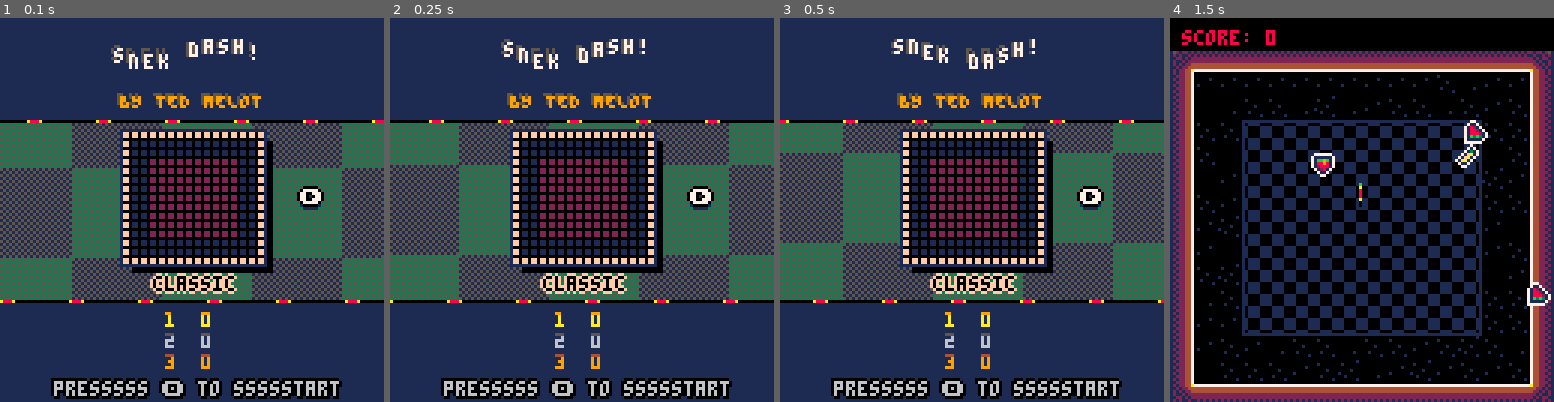
Above: before the commit, frames 1-4 (left to right).
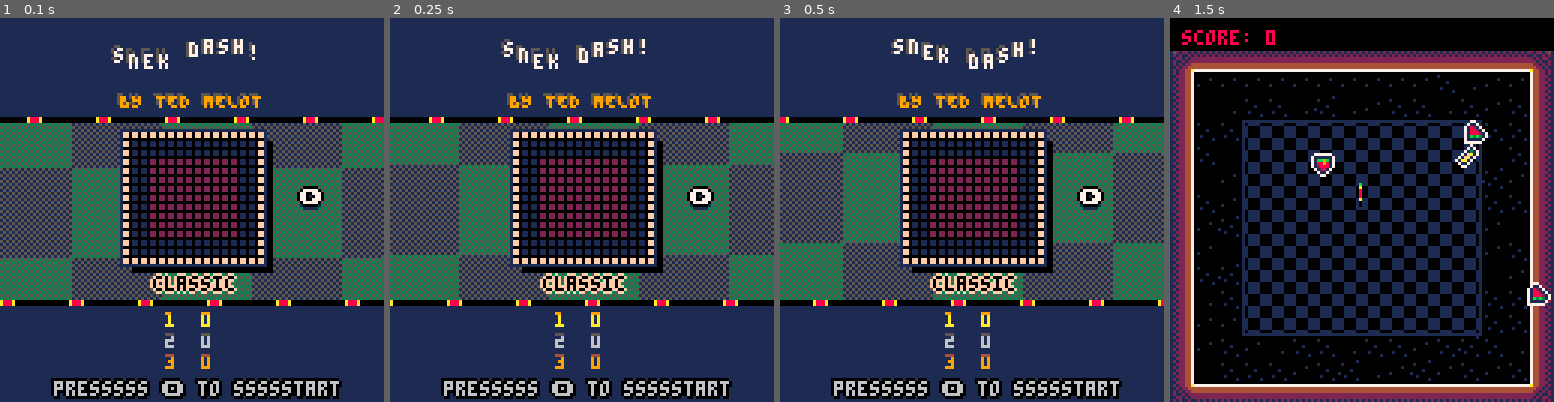
Above: after the commit, the same moments.

Repository: tmelot2/pico-8
Game: PICO-8 cartridge snekdash.p8
The game is run twice, just before and just after one commit, with the same random seed, the same clock (stepped at 60 frames per second) and the same inputs.
Inputs:
- Up to frame 1 (0.1 s): no input
- Up to frame 2 (0.25 s): no input
- Up to frame 3 (0.5 s): tap X (X key) at 0.33 s
- Up to frame 4 (1.5 s): tap O (Z key) at 0.7 s; tap X (X key) at 1.07 s

The runs differ from the first frame. In frame 1, 1.6% of the frame differs, in the area x 0-100%, y 25-75%; in frame 2, 1.6%; in frame 3, 1.6%; in frame 4, nothing differs.

Commit message:
Finally add combo when scoring points, add log10, update snek colors

Diff:
--- a/snekdash.p8
+++ b/snekdash.p8
@@ -47,8 +47,8 @@
 snakepalettes = {
  [1]={name='plain', p={3,3,3,2,2,1,0}},
  [2]={name='texascoralsnake', p={0,0,0,10,8,8,8,10}},
- [3]={name='snakezero', p={12,12,12,12,12,12,12,1,1,0,0}},
- [4]={name='snakorpion', p={10,10,10,10,10,10,10,10,0,0}},
+ [3]={name='snakezero', p={12,12,1,1,0,12,12,1,1,0,0}},
+ [4]={name='snakorpion', p={10,10,0,0,10,10,0,0,10,10,10,10,0,0}},
  [5]={name='rainbow', p={7,7,14,14,8,8,9,9,10,10,11,11,3,3,12,12,2,2}}
 }
 cur_pal=2
@@ -240,10 +240,12 @@
   -- border
   for x=0,128 do
     c=borderpal[#borderpal-(x+timer)%#borderpal]
+    pset(128-x,33,c)
     pset(128-x,34,c)
     -- pset(128-x,32,c)
     -- pset(x,92,c)
     pset(x,94,c)
+    pset(x,95,c)
   end
 
   local titletxt="snek dash!"
@@ -670,15 +672,15 @@
   sfx(2)
   del(foodlist,food)
 
-  points=0
-
+  foodpoints=0
   if player.dashing then
-	  points+=20
+	  foodpoints=15
   else
-	  points+=10
-  end
-
-  -- todo: add extra combo points
+	  foodpoints=10
+  end
+
+  points=flr(foodpoints*log10(foodpoints*(comboNum+1)))
+  -- log('points = '..points)
   score+=points
 
   player.l += 20
@@ -1389,6 +1391,23 @@
 		return -1
 	end
 end
+
+function log10(n)
+  log10_table = {
+    0, 0.3, 0.475,
+    0.6, 0.7, 0.775,
+    0.8375, 0.9, 0.95, 1
+  }
+
+  if (n < 1) return 0
+  local t = 0
+  while n > 10 do
+    n /= 10
+    t += 1
+  end
+  return log10_table[flr(n)] + t
+end
+
 
 __gfx__
 00000000077777700077000041111111000000000000000000000000000700000007000000070000000000100000000000000000000000000000000000000000
@@ -1668,19 +1687,19 @@
 131e0c0c0c0b0c0a0b0b0a0b0d0b0c14130c0c0c0c0b0c0b0b0c0b0b0c0b0c14131e0c0c0c0b0c0a0b0b0a0b0c000c14131e0c0c0c0b0c0a0d0b0a0b0c0b0c1413360c0c0c0b0c0d0b0b0a0b0c0b3614131e0c0c2a352c0a0b2a352c0c000c14131e0c0c0c0b0c27280b0a0b0c000c1400000000000000000000000000000000
 2523232323232323232323232323232625232323232323232323232323232326252323232323232323232323232323262523232323232323232323232323232625232323232323232323232323232326252323232323232323232323232323262523232323232323232323232323232600000000000000000000000000000000
 1524242424242424242424242424241615242424242424242424242424242416000000000000000000000000000000000000000000000000000000000000000000000000000000000000000000000000000000000000000000000000000000000000000000000000000000000000000000000000000000000000000000000000
-132b2b2b2b2b2b2b2b2b2b2b2b2b2b14132b2b2b03000000000000032b2b2b14000000000000000000000000000000000000000000000000000000000000000000000000000000000000000000000000000000000000000000000000000000000000000000000000000000000000000000000000000000000000000000000000
-132b2b2b2b2b2b2b2b2b2b2b2b2b2b14132b2b2b03000000000000032b2b2b14000000000000000000000000000000000000000000000000000000000000000000000000000000000000000000000000000000000000000000000000000000000000000000000000000000000000000000000000000000000000000000000000
-132b2b2b2b2b2b2b2b2b2b2b2b2b2b1413030303030303030303030303030314000000000000000000000000000000000000000000000000000000000000000000000000000000000000000000000000000000000000000000000000000000000000000000000000000000000000000000000000000000000000000000000000
-13393900393939393939393939393914130000000303031a1c03030300000014000000000000000000000000000000000000000000000000000000000000000000000000000000000000000000000000000000000000000000000000000000000000000000000000000000000000000000000000000000000000000000000000
-13000000000d000c000000000d0000141300000003031a2a2c1c030300000014000000000000000000000000000000000000000000000000000000000000000000000000000000000000000000000000000000000000000000000000000000000000000000000000000000000000000000000000000000000000000000000000
-13000a0000000c00000d0000000a001413000000031a1b2b2b1b1c0300000014000000000000000000000000000000000000000000000000000000000000000000000000000000000000000000000000000000000000000000000000000000000000000000000000000000000000000000000000000000000000000000000000
-1339393939393939393939003939391413000000032a2b2b2b2b2c0300000014000000000000000000000000000000000000000000000000000000000000000000000000000000000000000000000000000000000000000000000000000000000000000000000000000000000000000000000000000000000000000000000000
-13000c000000000000000a000000001413000000033a3b2b2b3b3c0300000014000000000000000000000000000000000000000000000000000000000000000000000000000000000000000000000000000000000000000000000000000000000000000000000000000000000000000000000000000000000000000000000000
-130000000a00000d000000000c000d141300000003033a2a2c3c030300000014000000000000000000000000000000000000000000000000000000000000000000000000000000000000000000000000000000000000000000000000000000000000000000000000000000000000000000000000000000000000000000000000
-13393939393900393939393939390014130000000303033a3c03030300000014000000000000000000000000000000000000000000000000000000000000000000000000000000000000000000000000000000000000000000000000000000000000000000000000000000000000000000000000000000000000000000000000
-132b2b2b2b2bc02b2b2b2b2b2b2b2b1413030303030303030303030303030314000000000000000000000000000000000000000000000000000000000000000000000000000000000000000000000000000000000000000000000000000000000000000000000000000000000000000000000000000000000000000000000000
-132b2b2b2b2b2b2b2b2b2b2b2b2b2b14132b2b2b03000000000000032b2b2b14000000000000000000000000000000000000000000000000000000000000000000000000000000000000000000000000000000000000000000000000000000000000000000000000000000000000000000000000000000000000000000000000
-132b2b2b2b2b2b2b2b2b2b2b2b2b2b14132b2b2b03000000000000032b2b2b14000000000000000000000000000000000000000000000000000000000000000000000000000000000000000000000000000000000000000000000000000000000000000000000000000000000000000000000000000000000000000000000000
+132b2b2b2b2b2b2b2b2b2b2b2b2b2b14131a1b1c35000000000000351a1b1c14000000000000000000000000000000000000000000000000000000000000000000000000000000000000000000000000000000000000000000000000000000000000000000000000000000000000000000000000000000000000000000000000
+132b2b2b2b2b2b2b2b2b2b2b2b2b2b14132a2b2c35000000000000352a2b2c14000000000000000000000000000000000000000000000000000000000000000000000000000000000000000000000000000000000000000000000000000000000000000000000000000000000000000000000000000000000000000000000000
+132b2b2b2b2b2b2b2b2b2b2b2b2b2b14133a3b3c39393939393939353a3b3c14000000000000000000000000000000000000000000000000000000000000000000000000000000000000000000000000000000000000000000000000000000000000000000000000000000000000000000000000000000000000000000000000
+13393900393939393939393939393914133939393537361a1c36373539393914000000000000000000000000000000000000000000000000000000000000000000000000000000000000000000000000000000000000000000000000000000000000000000000000000000000000000000000000000000000000000000000000
+13000000000d000c000000000d0000141300000035361a2b2b1c363500000014000000000000000000000000000000000000000000000000000000000000000000000000000000000000000000000000000000000000000000000000000000000000000000000000000000000000000000000000000000000000000000000000
+13000a0000000c00000d0000000a001413000000351a2b2b2b2b1c3500000014000000000000000000000000000000000000000000000000000000000000000000000000000000000000000000000000000000000000000000000000000000000000000000000000000000000000000000000000000000000000000000000000
+1339393939393939393939003939391413000000352a2b2b2b2b2c3500000014000000000000000000000000000000000000000000000000000000000000000000000000000000000000000000000000000000000000000000000000000000000000000000000000000000000000000000000000000000000000000000000000
+13000c000000000000000a000000001413000000353a2b2b2b2b3c3500000014000000000000000000000000000000000000000000000000000000000000000000000000000000000000000000000000000000000000000000000000000000000000000000000000000000000000000000000000000000000000000000000000
+130000000a00000d000000000c000d141300000035363a2b2b3c363500000014000000000000000000000000000000000000000000000000000000000000000000000000000000000000000000000000000000000000000000000000000000000000000000000000000000000000000000000000000000000000000000000000
+13393939393900393939393939390014133939393537363a3c36373539393914000000000000000000000000000000000000000000000000000000000000000000000000000000000000000000000000000000000000000000000000000000000000000000000000000000000000000000000000000000000000000000000000
+132b2b2b2b2bc02b2b2b2b2b2b2b2b14131a1b1c35393939393939391a1b1c14000000000000000000000000000000000000000000000000000000000000000000000000000000000000000000000000000000000000000000000000000000000000000000000000000000000000000000000000000000000000000000000000
+132b2b2b2b2b2b2b2b2b2b2b2b2b2b14132a2b2c35000000000000352a2b2c14000000000000000000000000000000000000000000000000000000000000000000000000000000000000000000000000000000000000000000000000000000000000000000000000000000000000000000000000000000000000000000000000
+132b2b2b2b2b2b2b2b2b2b2b2b2b2b14133a3b3c35000000000000353a3b3c14000000000000000000000000000000000000000000000000000000000000000000000000000000000000000000000000000000000000000000000000000000000000000000000000000000000000000000000000000000000000000000000000
 2523232323232323232323232323232625232323232323232323232323232326000000000000000000000000000000000000000000000000000000000000000000000000000000000000000000000000000000000000000000000000000000000000000000000000000000000000000000000000000000000000000000000000
 
 
